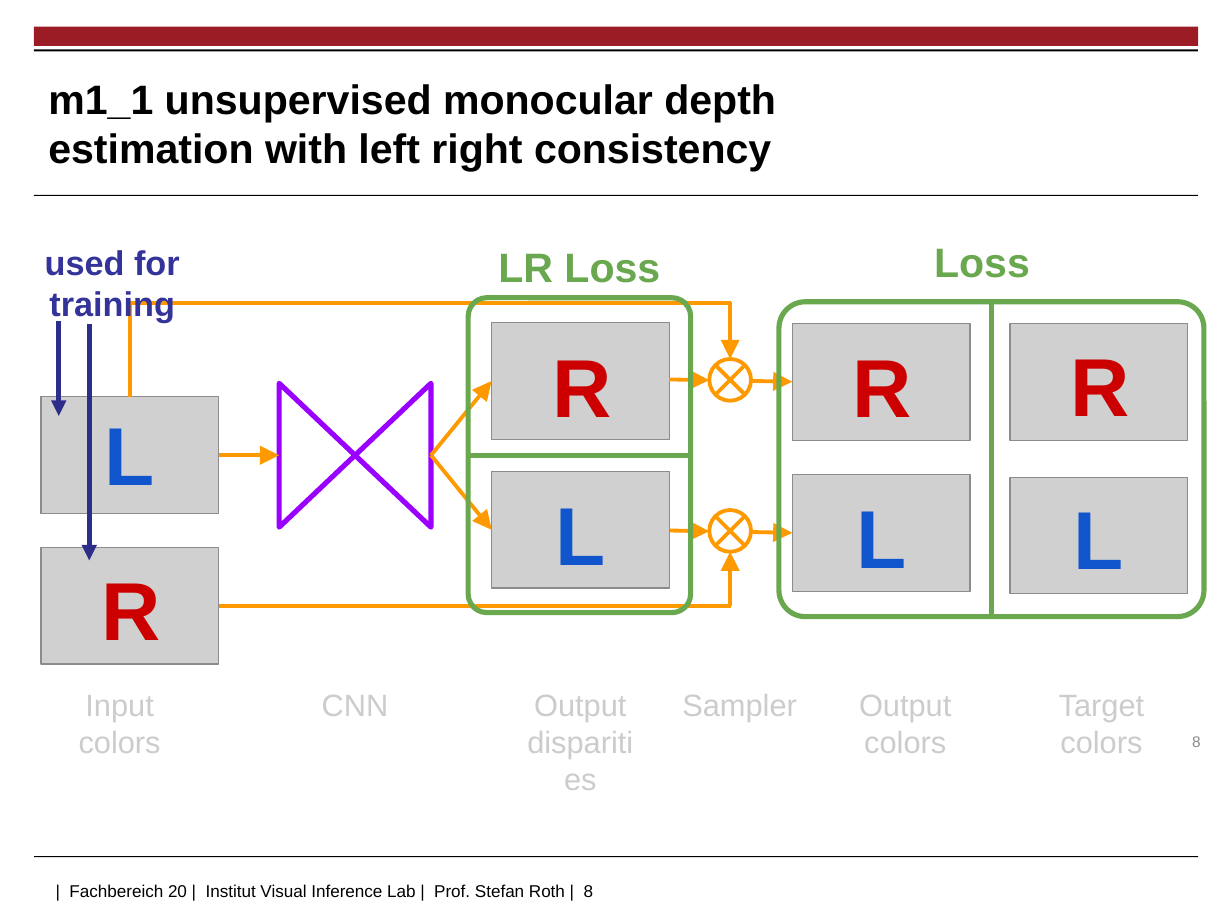
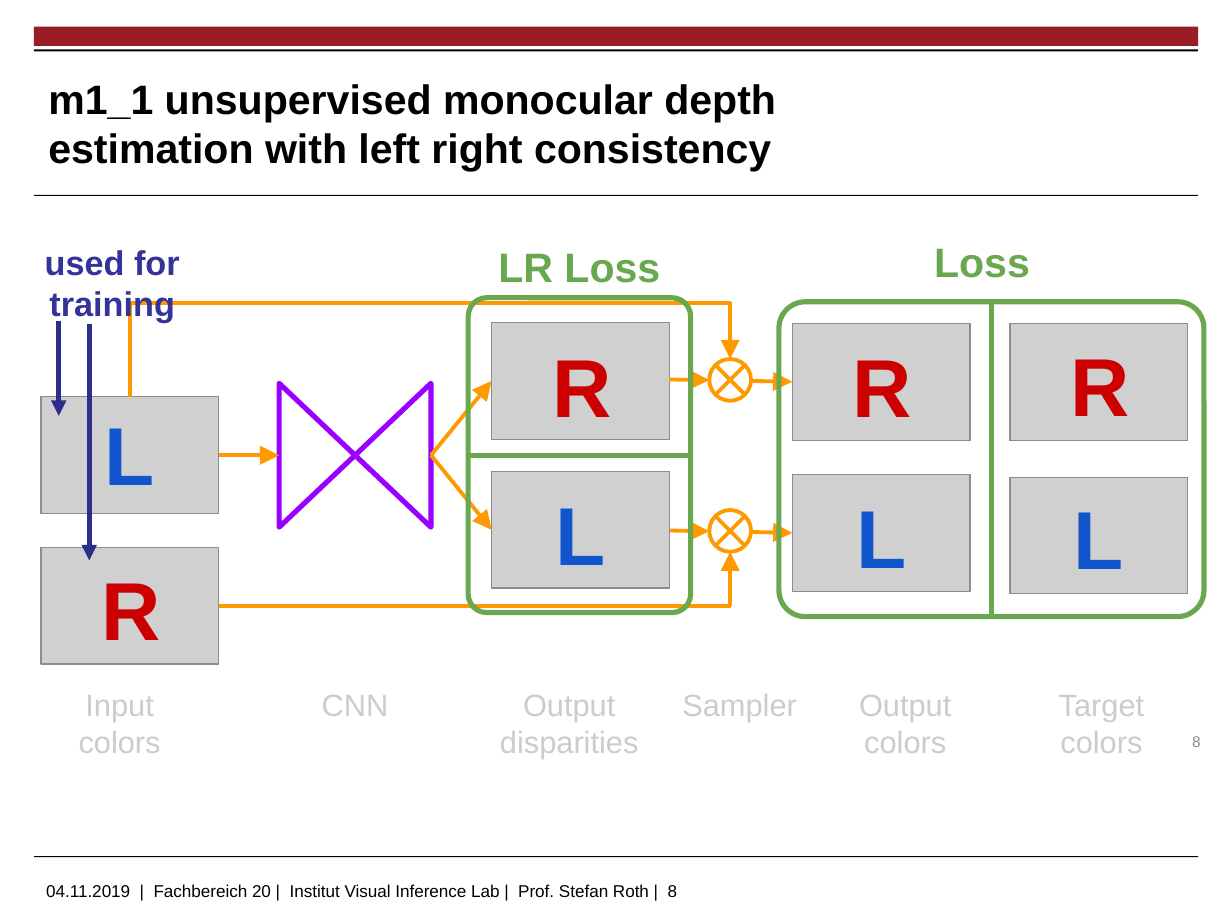
Before and after one commit to jhd-old/Deep-Learning-Lab, a slide deck: slide 8 of meetings/2019_11_04_basic_papers/2019_11_04_basic_papers_v2.pptx. Drawn at 1232x924 pixels with LibreOffice and Linux fonts; fonts in the diff are those of the drawing; grey boxes stand for pictures; background and template pictures are left out. Boxes give left, top, right and bottom in pixels: in the first picture for what was removed or moved away, otherwise in the second. Text is boxed around its words. In the diff, an @@ line names an element or a change of style, - is before the commit and + after.

```diff
--- a/meetings/2019_11_04_basic_papers/2019_11_04_basic_papers_v2.pptx
+++ b/meetings/2019_11_04_basic_papers/2019_11_04_basic_papers_v2.pptx
@@ text "Output" rewrapped from bbox=[534, 695, 626, 722] to bbox=[500, 695, 639, 759] @@
@@ text at bbox=[46, 884, 678, 897]: text changed @@
-| Fachbereich 20 | Institut Visual Inference Lab | Prof. Stefan Roth | 8
+04.11.2019 | Fachbereich 20 | Institut Visual Inference Lab | Prof. Stefan Roth | 8
```
Also in this commit, not shown: 13 other slides changed, 1 slide added, 2 other files.
